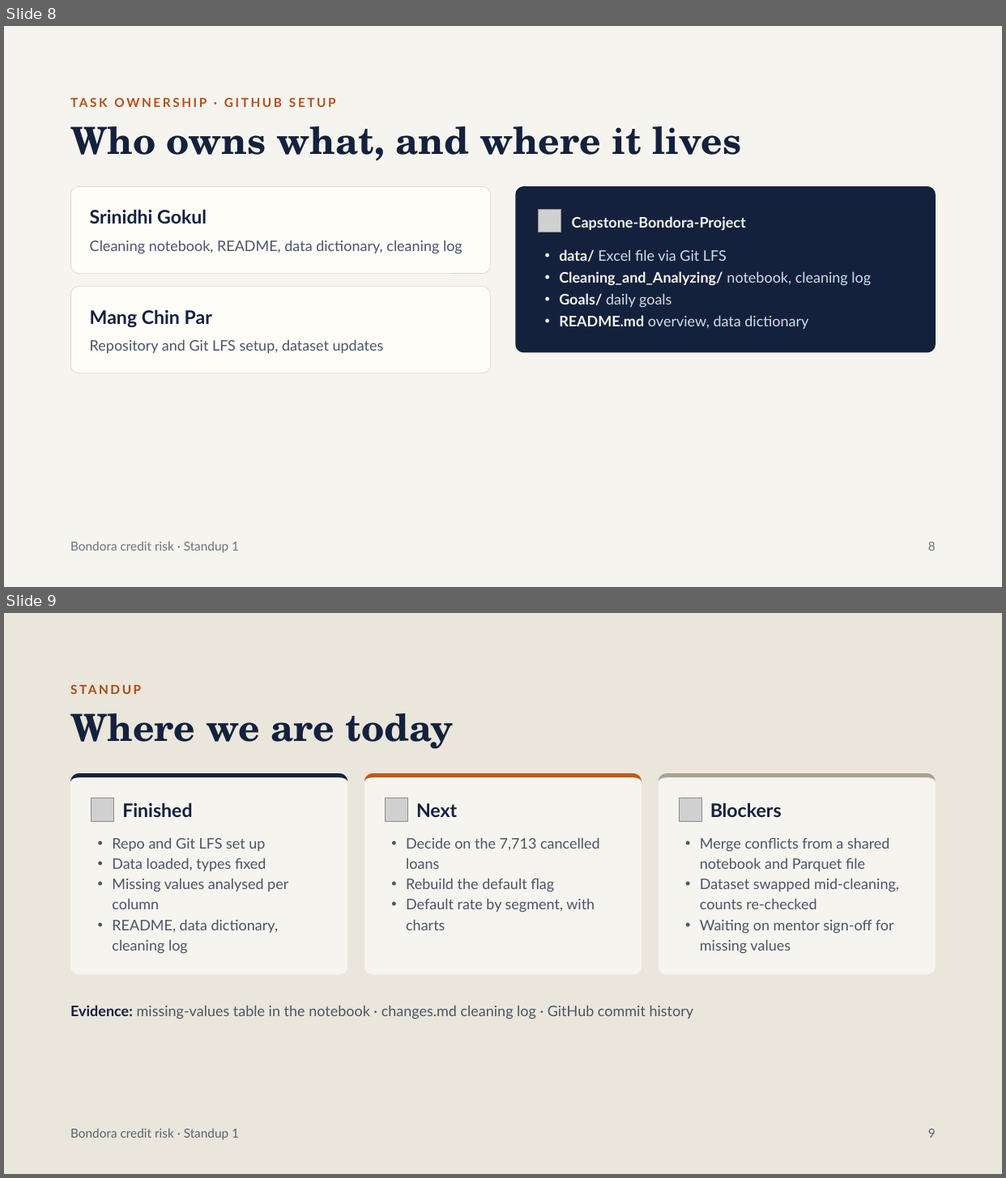
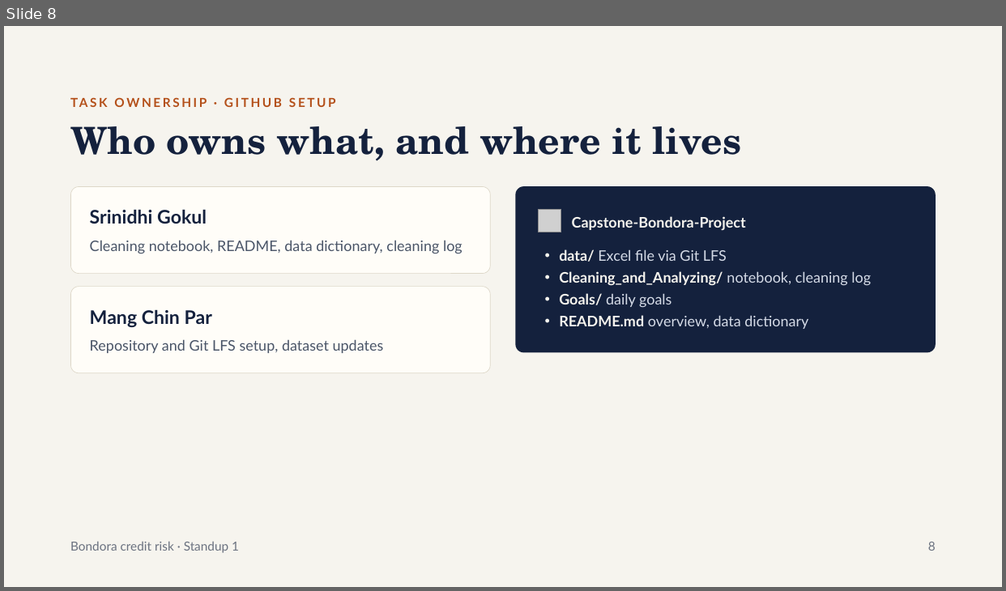
Before and after one commit to chinmang3-ui/Capstone-Bondora-Project, a slide deck: Bondora Credit Risk – Standup 1.pptx. Shown one above the other, each under a label of ours: slides 8 and 9 before the commit, slide 8 after it. The pictures are 1006x1178 and 1006x591 pixels, drawn with LibreOffice and Linux fonts; fonts in the diff are those of the drawing; grey boxes stand for pictures. Boxes give left, top, right and bottom in pixels: in the first picture for what was removed or moved away, otherwise in the second. Text is boxed around its words. In the diff, an @@ line names an element or a change of style, - is before the commit and + after.

```diff
--- a/Bondora Credit Risk – Standup 1.pptx
+++ b/Bondora Credit Risk – Standup 1.pptx
@@ slide 9 removed at [4,613,1002,1174], background #EAE6DC @@
@@ text removed at [70,679,961,699] @@
-STANDUP
@@ title removed at [70,713,454,749] @@
-Where we are today
@@ rounded rectangle removed at [70,773,347,974] @@
@@ freeform shape removed at [70,773,347,974] @@
@@ rounded rectangle removed at [364,773,641,974] @@
@@ freeform shape removed at [364,773,641,974] @@
@@ rounded rectangle removed at [658,773,936,974] @@
@@ freeform shape removed at [658,773,936,974] @@
@@ picture removed at [91,798,115,822] @@
@@ text removed at [122,803,192,817] @@
-Finished
@@ picture removed at [385,798,408,822] @@
@@ text removed at [416,803,457,817] @@
-Next
@@ picture removed at [680,798,702,822] @@
@@ text removed at [710,803,782,817] @@
-Blockers
@@ text removed at [112,837,288,954] @@
-• Repo and Git LFS set up
-• Data loaded, types fixed
-• Missing values analysed per column
-• README, data dictionary, cleaning log
@@ text removed at [406,837,600,931] @@
-• Decide on the 7,713 cancelled loans
-• Rebuild the default flag
-• Default rate by segment, with charts
@@ text removed at [700,837,899,954] @@
-• Merge conflicts from a shared notebook and Parquet file
-• Dataset swapped mid-cleaning, counts re-checked
-• Waiting on mentor sign-off for missing values
@@ text removed at [70,1005,694,1019] @@
-Evidence: missing-values table in the notebook · changes.md cleaning log · GitHub commit history
@@ text removed at [70,1128,239,1140] @@
-Bondora credit risk · Standup 1
@@ text removed at [928,1129,936,1138] @@
-9
```
Also in this commit, not shown: 5 slides changed, 2 slides added, 1 other slide removed, 1 other file.
